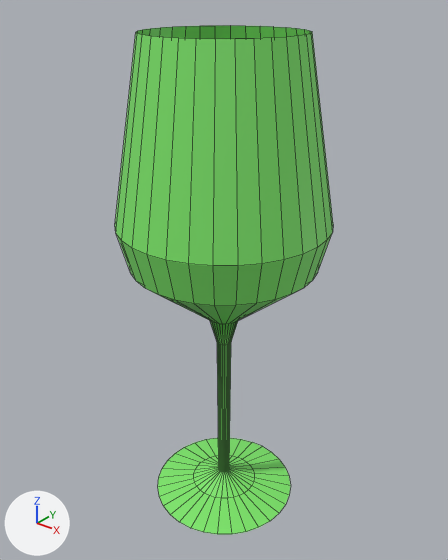
The FBX model Assets/Resources/Models/uraniumglass.fbx: old version first, new version second.
One viewpoint serves both versions: a 50 mm camera at (1.77, -2.24, 2.75) aimed at (-0.04, 0.03, 1.35). The lights are fixed; the arrows at lower left show +X, +Y and +Z. Mesh edges are drawn as thin lines. Where no turn or scale is listed for an object, it has been applied to the vertices.
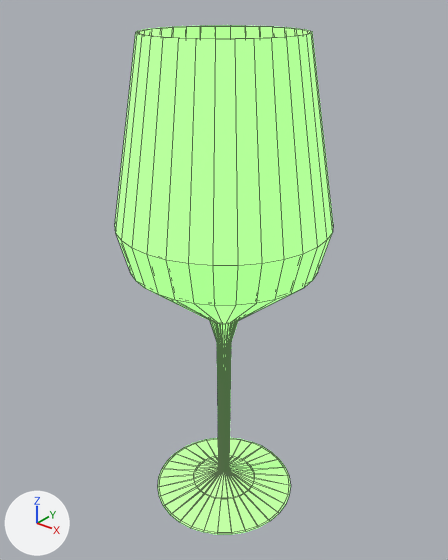
Location of each change, (x1, y1, x2, y2) in pixels of the pictures (448 x 560 px):
'Cylinder', surface changed, recoloured, reshaped: (115, 25, 333, 534) in both
part 1 of me_cylinder, added (green): after (136, 25, 312, 39)

Patch to the scene script:
```diff
--- a/Assets/Resources/Models/uraniumglass.fbx.py
+++ b/Assets/Resources/Models/uraniumglass.fbx.py
@@ mat_material_001 @@
 mat_material_001.base_color = (0.208, 0.801, 0.145)  # green #7ee76a
-mat_material_001.roughness = 0.497
+mat_material_001.roughness = 0.347
+mat_material_001.emission_strength = 1.6
+mat_material_001.emission_color = (0.209, 0.799, 0.144)  # green #7ee76a
@@ me_cylinder @@
 # used by ob_cylinder; location = (-1.771, 0.0, 1.4)
-me_cylinder.from_pydata(...)  # 256 vertices, 226 faces; spans x 1.22..2.28, y -0.53..0.53, z -1.4..1.15
+me_cylinder.from_pydata(...)  # 512 vertices, 484 faces; spans x 1.22..2.28, y -0.53..0.53, z -1.4..1.15
+# me_cylinder part 1
+# 256 vertices are added at x 1.23..2.27, y -0.52..0.52, z -1.4..1.15
+# 258 new faces join them
 me_cylinder.materials.append(mat_material_001)
```
